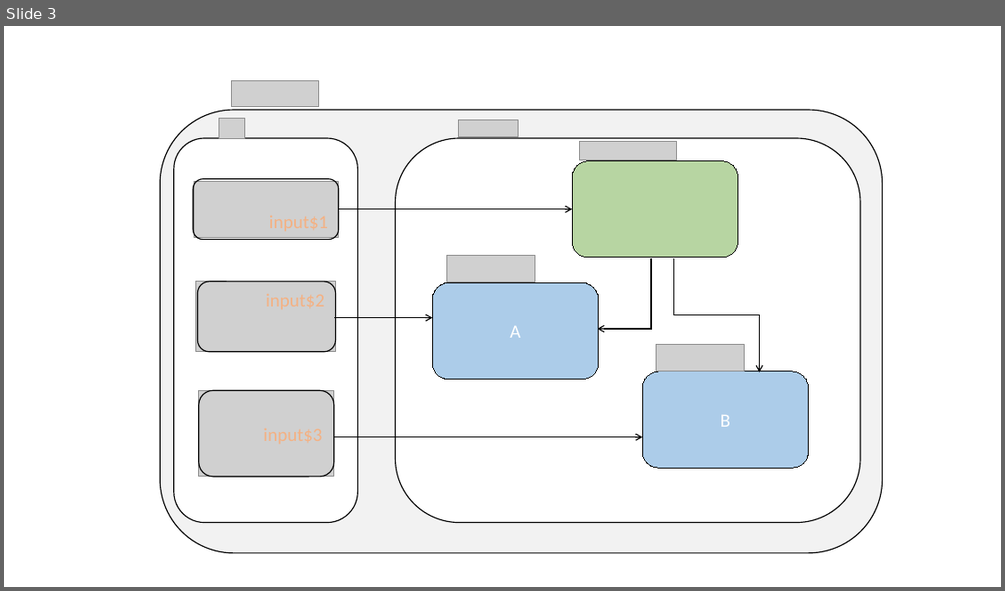
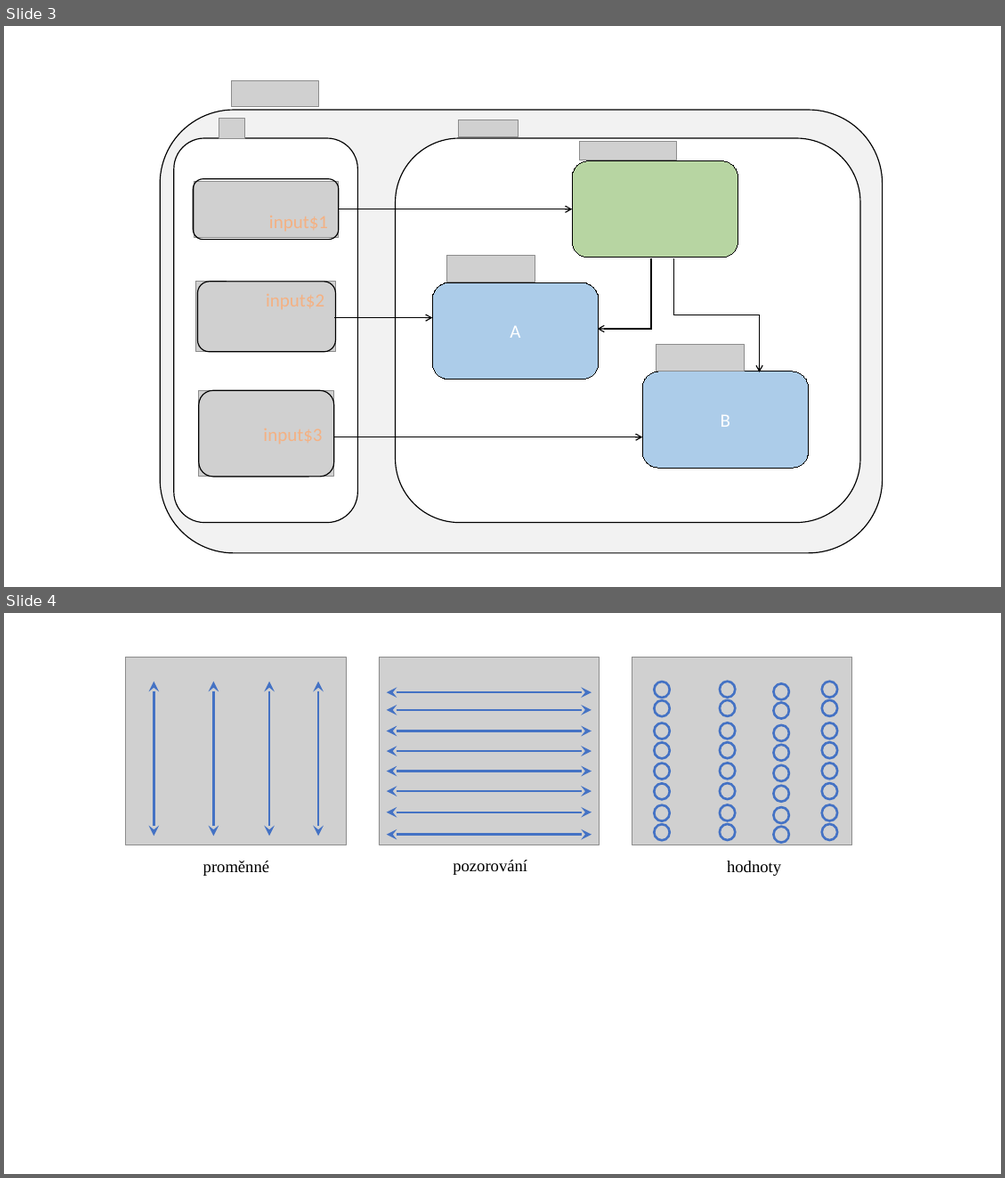
Before and after one commit to georgievova/BP, a slide deck: fig/figs.pptx. Shown one above the other, each under a label of ours: slide 3 before the commit, slides 3 and 4 after it. The pictures are 1005x591 and 1005x1178 pixels, drawn with LibreOffice and Linux fonts; fonts in the diff are those of the drawing; grey boxes stand for pictures. Boxes give left, top, right and bottom in pixels: in the first picture for what was removed or moved away, otherwise in the second. Text is boxed around its words. In the diff, an @@ line names an element or a change of style, - is before the commit and + after.

```diff
--- a/fig/figs.pptx
+++ b/fig/figs.pptx
@@ slide 4 added at [4,613,1001,1174], background #FFFFFF @@
@@ group added at [126,657,852,876]: 32 ellipses, 12 double arrows, 3 pictures, 3 texts @@
+proměnné
+pozorování
+hodnoty
```
Also in this commit, not shown: 3 other slides added, 8 other files.
